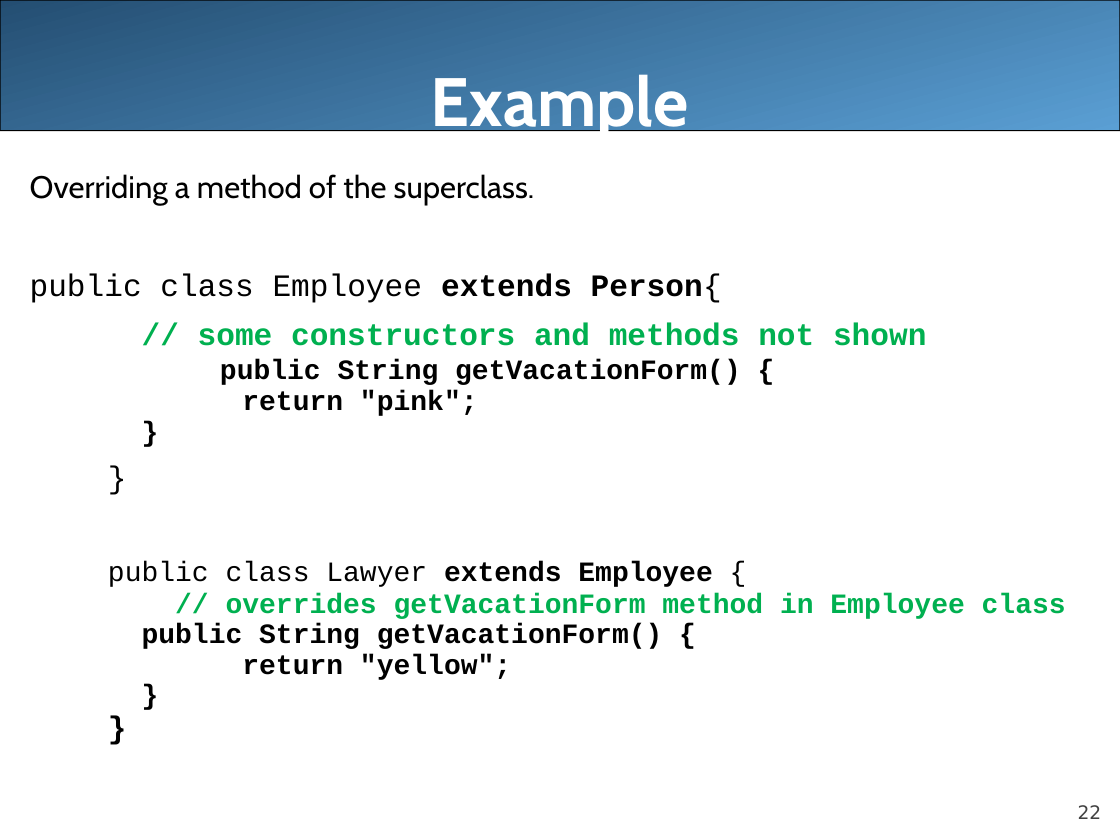
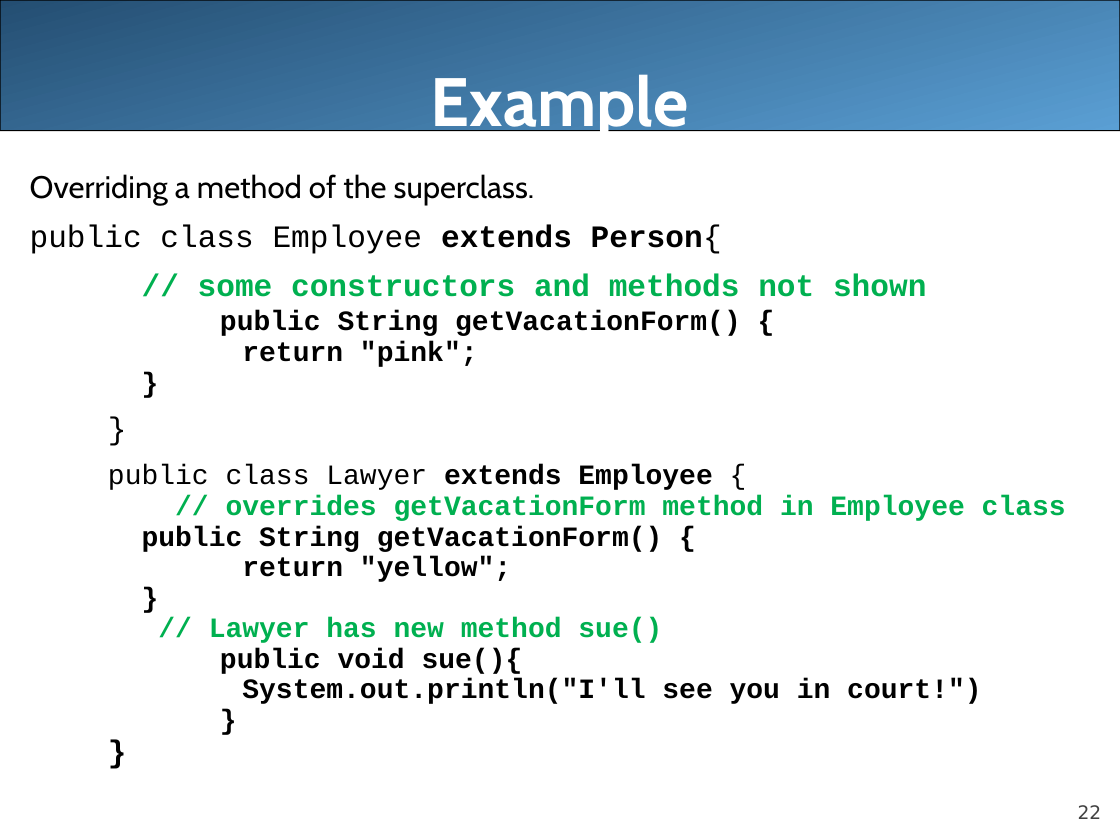
Before and after one commit to LongBaoNguyen/longbaonguyen.github.io, a slide deck: slide 22 of courses/apcsa/lecture21.ppt. Drawn at 1120x840 pixels with LibreOffice and Linux fonts; fonts in the diff are those of the drawing. Boxes give left, top, right and bottom in pixels: in the first picture for what was removed or moved away, otherwise in the second. Text is boxed around its words. In the diff, an @@ line names an element or a change of style, - is before the commit and + after.

```diff
--- a/courses/apcsa/lecture21.ppt
+++ b/courses/apcsa/lecture21.ppt
@@ text at (30,174,1066,704): paragraph added @@
+}
@@ text "Overriding a method of the ..." at (30,174,1066,704): size 20 to 18 pt in "}"; list level 1 to 2 in "}" @@
@@ text at (209,617,981,704): paragraphs added @@
+  // Lawyer has new method sue()
+  public void sue(){
+  System.out.println("I'll see you in court!")
```
Also in this commit, not shown: 2 other slides changed, 2 slides added, 2 other files.
